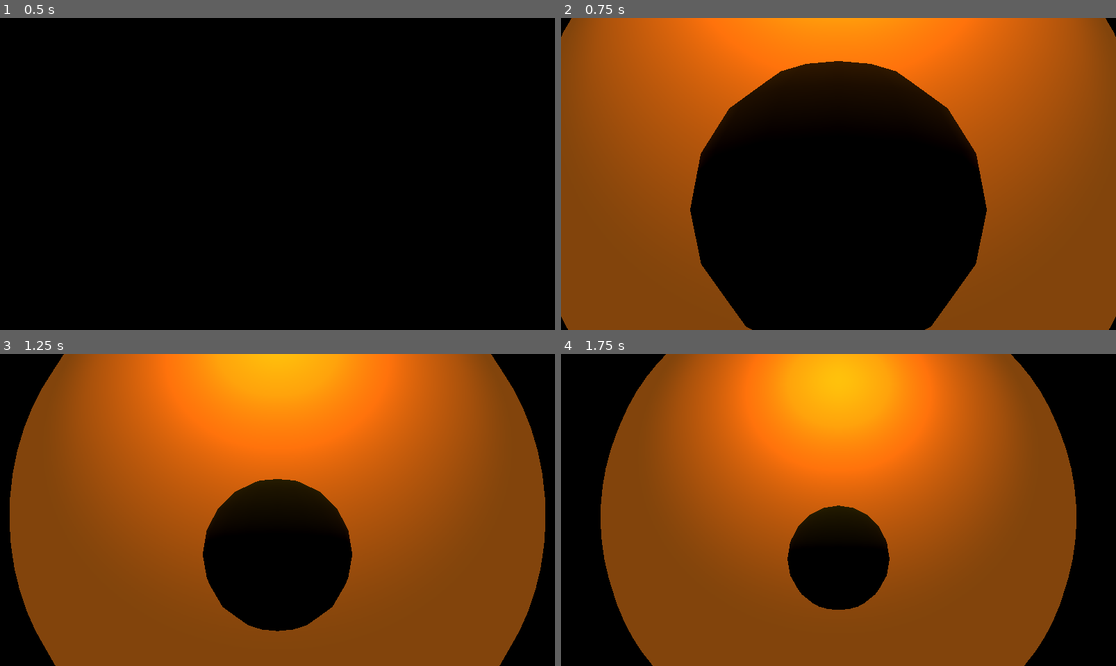
Above: before the commit, frames 1-4 (two rows, left to right).
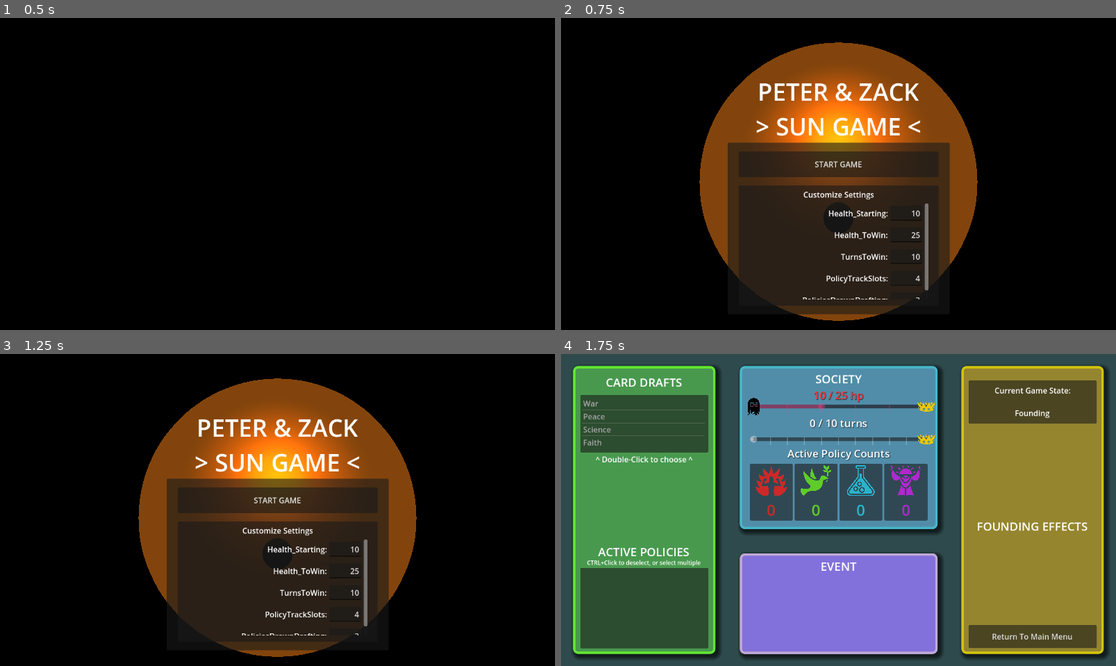
Above: after the commit, the same moments.

Repository: ZacharyJJones/godot_SunGame
Game: Godot game, scene res://scenes/title_screen.tscn
Two runs of this game, one before a commit and one after it. Both use one fixed random seed, a clock stepped at 60 frames per second and the inputs below.
Inputs (mouse positions are in pixels of both pictures, inside the frame that each line leads up to):
- Up to frame 1 (0.5 s): no input
- Up to frame 2 (0.75 s): tap Enter at 0.5 s
- Up to frame 3 (1.25 s): no input
- Up to frame 4 (1.75 s): click (838, 500) at 1.25 s, where only the run after the commit has a clickable "START GAME"

Frame 1 is identical in both runs. In frame 2, 95% of the frame differs, in the area x 0-100%, y 0-100%; in frame 3, 88%; in frame 4, 100%.

Commit message:
edu->faith, content for trial/opp is available

Diff:
--- a/code/Game.gd
+++ b/code/Game.gd
@@ -152,10 +152,11 @@
 	pass
 func _endState_Event() -> bool:
 	var active_of_type = GetActivePolicyTypeMagnitude(Event_Current.Type)
-	if active_of_type >= Event_Current.Magnitude:
-		Health += Event_Current.Magnitude
+	var event_magnitude = EventMagnitudeWithModifiers()
+	if active_of_type >= event_magnitude:
+		Health += Event_Current.Reward
 	else:
-		Health -= (Event_Current.Magnitude - active_of_type)
+		Health -= (event_magnitude - active_of_type)
 
 	# Mark and clear activated policies
 	for i in range(Event_ActivatedPolicyIndices.size()):
@@ -186,6 +187,8 @@
 
 # ==================================
 
+func EventMagnitudeWithModifiers() -> int:
+	return Event_Current.Magnitude + FoundingEffects.EventMagnitudeModifier(self)
 
 func IsWon() -> bool: return State == Enum.GameState.Won
 func IsLost() -> bool: return State == Enum.GameState.Lost
--- a/code/GameContent.gd
+++ b/code/GameContent.gd
@@ -1,6 +1,210 @@
 class_name GameContent
 
 
+static func GetTrials():
+	return [
+		_makeEvent(
+			"Really Angry Bears",
+			"A horde of bears burned to a crisp, kept alive purely by the rage contained in their furry bodies.",
+			[
+				_makeEventFailure("Endure the Rampage", -2),
+				_makeEventSuccess("Bring low the Ursinoid", Enum.PolicyType.War, 3),
+				_makeEventSuccess("Appease their Fury", Enum.PolicyType.Peace, 4)
+			]
+		),
+		_makeEvent(
+			"Crisis of Faith",
+			"The community is overwhelmed by nightmares, and fits of blindness run rampant, all despite the solar priest’s attempts to quell it.",
+			[
+				_makeEventFailure("Give into despair", -2),
+				_makeEventSuccess("Emerge Stronger", Enum.PolicyType.Peace, 3),
+				_makeEventSuccess("Adopt the Dark", Enum.PolicyType.Faith, 2)
+			]
+		),
+		_makeEvent(
+			"Smotherwitch Kidnapping",
+			"The nearby swamp's smotherwitch coven has kidnapped members of the community for a sacrificial ritual.",
+			[
+				_makeEventFailure("Relinquish Hope", -2),
+				_makeEventSuccess("Rescue the taken", Enum.PolicyType.War, 3),
+				_makeEventSuccess("Bargain for Power", Enum.PolicyType.Peace, 2)
+			]
+		),
+		_makeEvent(
+			"Elemental Font",
+			"An ancient wizard's tower begins to conjure strange and powerful elementals.",
+			[
+				_makeEventFailure("Wait out the Onslaught", -2),
+				_makeEventSuccess("Harness the Font", Enum.PolicyType.Science, 3),
+				_makeEventSuccess("Pacify the Elementals", Enum.PolicyType.Peace, 4)
+			]
+		),
+		_makeEvent(
+			"Stochastic Void",
+			"A gateway to a realm of nonexistence opens and begins wandering in the society's territory, threatening its resources and people.",
+			[
+				_makeEventFailure("Avoid the Abyss", -2),
+				_makeEventSuccess("Unmake the Unmaker", Enum.PolicyType.Science, 4),
+				_makeEventSuccess("Proclaim Annihilation", Enum.PolicyType.Faith, 1)
+			]
+		),
+		_makeEvent(
+			"Dreams of Rampage",
+			"Everpresent violent nightmares about a great horned figure have spread across the community, bringing doomsaying and distress.",
+			[
+				_makeEventFailure("Shun the Doubts", -2),
+				_makeEventSuccess("Utilize for Solidarity", Enum.PolicyType.Peace, 2),
+				_makeEventSuccess("Exploit for Visions Beyond", Enum.PolicyType.Faith, 3)
+			]
+		),
+		_makeEvent(
+			"Revision Virus",
+			"Vault exploration has released a disease that rewrites random bits of a victim's genes.",
+			[
+				_makeEventFailure("Isolate the Sick", -2),
+				_makeEventSuccess("Genuflect Before Change", Enum.PolicyType.Faith, 2),
+				_makeEventSuccess("Advance Genetics", Enum.PolicyType.Science, 3)
+			]
+		),
+		_makeEvent(
+			"Everything But Hope",
+			"Unwitting cultists rip a hole into a nightmarish dimension, releasing untold evils.",
+			[
+				_makeEventFailure("Embrace Exile", -2),
+				_makeEventSuccess("Bargain for Survival", Enum.PolicyType.Faith, 1),
+				_makeEventSuccess("Master the Nightmare", Enum.PolicyType.Science, 4)
+			]
+		),
+		_makeEvent(
+			"Battlegod",
+			"A warrior from a neighboring community never seems to lose a conflict. They threaten your society.",
+			[
+				_makeEventFailure("Obsequiate", -2),
+				_makeEventSuccess("Unseam the Blessing", Enum.PolicyType.Science, 2),
+				_makeEventSuccess("Break the Unbroken", Enum.PolicyType.Faith, 3)
+			]
+		),
+		_makeEvent(
+			"The Call of Better Things",
+			"A larger, more prosperous society offers membership to your people, splitting the community and threatening its cohesion.",
+			[
+				_makeEventFailure("Allow Dissolution", -2),
+				_makeEventSuccess("Assert Unity", Enum.PolicyType.Faith, 2),
+				_makeEventSuccess("Fell the Giant", Enum.PolicyType.War, 4)
+			]
+		)
+	]
+
+static func GetOpportunities():
+	return [
+		_makeEvent(
+			"Mines of Madness",
+			"Cursed caves are opened to the surface, offering great rewards at the risk of a mind unmade.",
+			[
+				_makeEventFailure("Nothing at all", 0),
+				_makeEventSuccess("Brave the Mines", Enum.PolicyType.War, 2),
+				_makeEventSuccess("Feed upon the Madness", Enum.PolicyType.Faith, 1)
+			]
+		),
+		_makeEvent(
+			"The Fruiting Titan",
+			"The local wandering plant behemoth is bearing fruit for the first time in decades, drawing the eyes of everyone with an empty stomach or an eager mind.",
+			[
+				_makeEventFailure("Nothing at all", 0),
+				_makeEventSuccess("Harvest the Fruit", Enum.PolicyType.Science, 2),
+				_makeEventSuccess("Harvest the Titan", Enum.PolicyType.War, 3)
+			]
+		),
+		_makeEvent(
+			"Mindblossom",
+			"A hallucinogenic invasive weed begins opening the minds of the community to realms and concepts beyond mortality.",
+			[
+				_makeEventFailure("Nothing at all", 0),
+				_makeEventSuccess("Seek Enlightenment", Enum.PolicyType.Faith, 3),
+				_makeEventSuccess("Weaponize It", Enum.PolicyType.War, 2)
+			]
+		),
+		_makeEvent(
+			"Bio-Loom",
+			"A community member happens upon an ancient biome reseeder. Infinite possibilities for new life forms lie within its tattered cradle.",
+			[
+				_makeEventFailure("Nothing at all", 0),
+				_makeEventSuccess("Create a Garden of Harmony", Enum.PolicyType.Peace, 2),
+				_makeEventSuccess("Create a Ravenous Blade", Enum.PolicyType.Science, 2)
+			]
+		),
+		_makeEvent(
+			"Word of Fire",
+			"The dying breath of a mountain hermit brings knowledge of powerful pyromancy, fomenting covetousness and danger from all who hear of it.",
+			[
+				_makeEventFailure("Nothing at all", 0),
+				_makeEventSuccess("Spread the Word as a Seed of Discord", Enum.PolicyType.Faith, 1),
+				_makeEventSuccess("Parse the Word for Esoteric Structure", Enum.PolicyType.Science, 3)
+			]
+		),
+		_makeEvent(
+			"Instantial Apotheosis",
+			"One society member begins manifesting increasingly potent sorcerous abilities. Soon they will grow beyond anyone's control.",
+			[
+				_makeEventFailure("Nothing at all", 0),
+				_makeEventSuccess("Let the Candle Burn", Enum.PolicyType.Peace, 1),
+				_makeEventSuccess("Snuff them Out", Enum.PolicyType.Faith, 1)
+			]
+		),
+		_makeEvent(
+			"The Weak Shall Disinherit",
+			"Wary refugees from a far-off war arrive, bearing strange technologies.",
+			[
+				_makeEventFailure("Nothing at all", 0),
+				_makeEventSuccess("Take From the Conquered", Enum.PolicyType.War, 1),
+				_makeEventSuccess("Shelter the Exiles", Enum.PolicyType.Peace, 2)
+			]
+		),
+		_makeEvent(
+			"Neodivinity",
+			"The world ripples with the creation of a new divine source, drawing potential adherents, avaricious eyes, and curious observers",
+			[
+				_makeEventFailure("Nothing at all", 0),
+				_makeEventSuccess("Rise as First Disciples", Enum.PolicyType.Faith, 3),
+				_makeEventSuccess("Observe and Exploit", Enum.PolicyType.Science, 3)
+			]
+		),
+		_makeEvent(
+			"The Name of a Dragon",
+			"A forgotten text reveals the true name of a dragon controlling a nearby peak.",
+			[
+				_makeEventFailure("Nothing at all", 0),
+				_makeEventSuccess("Raze the Land", Enum.PolicyType.War, 2),
+				_makeEventSuccess("Foster Peace", Enum.PolicyType.Peace, 3)
+			]
+		),
+		_makeEvent(
+			"Land of Ash",
+			"The line between the lands of the living and the dead grows thin.",
+			[
+				_makeEventFailure("Nothing at all", 0),
+				_makeEventSuccess("Commune with Wisdom", Enum.PolicyType.Peace, 2),
+				_makeEventSuccess("Cut the Line in Twain", Enum.PolicyType.Science, 3)
+			]
+		)
+	]
+
+static func _makeEvent(name, desc, outcomes):
+	return {
+		Name = name,
+		Description = desc,
+		Outcomes = outcomes
+	}
+static func _makeOutcome_base(name, hpChange, thresholds):
+	return {
+		Name = name,
+		HpChange = hpChange,
+		Thresholds = thresholds
+	}
+static func _makeEventFailure(name, hpChange):
+	return _makeOutcome_base(name, hpChange, [])
+static func _makeEventSuccess(name, type, amount):
+	return _makeOutcome_base(name, amount, [{Type=type,Amount=amount}])
 
 
 static func GenerateEvent() -> GameEvent:
@@ -15,19 +219,35 @@
 	return GameEvent.new(name, type, magnitude)
 
 
+static func GetPolicyOptions(founding_type, quantity):
+	# get the types, except "undefined"
+	var type_values = Enum.PolicyType.values().slice(1)
+	type_values.append(founding_type)
+
+	var draft_options = []
+	for i in range(mini(quantity, type_values.size())):
+
+		pass
+
+
+	pass
+
 static func GetStartingDeck(founding_type):
+
 	var num_basic_policies = 8
 	var num_active_policies = 1
 	var num_wildcards = 1
 	var deck = []
 
-	var type_values = Enum.PolicyType.values()
+	# get the types, except "undefined"
+	var type_values = Enum.PolicyType.values().slice(1)
+
 	for n in range(num_wildcards + 1):
-		deck.append(Policy.new(founding_type, type_values.slice(1)))
+		deck.append(Policy.new(founding_type, type_values))
 
 	deck.append_array(_get_deck_helper(founding_type, type_values, num_basic_policies, num_active_policies))
 
-	for i in range(1, type_values.size()):
+	for i in range(type_values.size()):
 		var curr_type = type_values[i]
 		deck.append_array(_get_deck_helper(curr_type, type_values, num_basic_policies, num_active_policies))
 
--- a/code/GameEvent.gd
+++ b/code/GameEvent.gd
@@ -3,9 +3,11 @@
 var Name : String
 var Type : Enum.PolicyType
 var Magnitude : int
+var Reward : int
 
 func _init(name, type, magnitude):
 	Name = name
 	Type = type
 	Magnitude = magnitude
+	Reward = magnitude
 	pass
--- a/code/GameRules.gd
+++ b/code/GameRules.gd
@@ -26,14 +26,14 @@
 
 # ============================
 
-func Serialize():
-
-	var rule = GameRules.new()
-
-	var dict = inst_to_dict(rule)
-	var keys = dict.keys().filter(func(k): return k[0] != "@")
-	for i in keys.size():
-		print("%s: %s" % [keys[i], dict[keys[i]]])
-
-	var obj : GameRules = dict_to_inst(dict)
-	pass
+#func Serialize():
+#
+	#var rule = GameRules.new()
+	#
+	#var dict = inst_to_dict(rule)
+	#var keys = dict.keys().filter(func(k): return k[0] != "@")
+	#for i in keys.size():
+		#print("%s: %s" % [keys[i], dict[keys[i]]])
+	#
+	#var obj : GameRules = dict_to_inst(dict)
+	#pass
--- a/code/etc/Enum.gd
+++ b/code/etc/Enum.gd
@@ -6,7 +6,7 @@
 	War,
 	Peace,
 	Science,
-	Education
+	Faith
 }
 
 enum GameState {
--- a/code/founding/FoundingEffectsBase.gd
+++ b/code/founding/FoundingEffectsBase.gd
@@ -5,20 +5,23 @@
 		Enum.PolicyType.War: FoundingEffects_War.new(),
 		Enum.PolicyType.Peace: FoundingEffects_Peace.new(),
 		Enum.PolicyType.Science: FoundingEffects_Science.new(),
-		Enum.PolicyType.Education: FoundingEffects_Education.new()
+		Enum.PolicyType.Faith: FoundingEffects_Faith.new()
 	}
 	return map[founding]
 
 # ================================================
 
-func MaxActivePolicyModifier(game : Game) -> int:
+func MaxActivePolicyModifier(_game : Game) -> int:
 	return 0
 
-func ModifyEvent(game : Game, event : GameEvent) -> GameEvent:
+func ModifyEvent(_game : Game, event : GameEvent) -> GameEvent:
 	return event
 
-func OnPolicyExpire(game : Game, policy : Policy):
+func EventMagnitudeModifier(_game : Game) -> int:
+	return 0
+
+func OnPolicyExpire(_game : Game, _policy : Policy):
 	pass
 
-func OnPolicyDraft(game : Game, policy : Policy):
+func OnPolicyDraft(_game : Game, _policy : Policy):
 	pass
--- a/code/founding/FoundingEffects_Education.gd
+++ /dev/null
@@ -1,8 +0,0 @@
-extends FoundingEffectsBase
-
-class_name FoundingEffects_Education
-
-func OnPolicyDraft(game : Game, policy : Policy):
-	if policy.Type == Enum.PolicyType.Education:
-		policy.ActivatedTypes = Enum.PolicyType.values().slice(1)
-	pass
--- /dev/null
+++ b/code/founding/FoundingEffects_Faith.gd
@@ -0,0 +1,8 @@
+extends FoundingEffectsBase
+
+class_name FoundingEffects_Faith
+
+func OnPolicyDraft(_game : Game, policy : Policy):
+	if policy.Type == Enum.PolicyType.Faith:
+		policy.ActivatedTypes = Enum.PolicyType.values().slice(1)
+	pass
--- a/code/founding/FoundingEffects_War.gd
+++ b/code/founding/FoundingEffects_War.gd
@@ -2,7 +2,7 @@
 
 class_name FoundingEffects_War
 
-func ModifyEvent(game : Game, event : GameEvent) -> GameEvent:
+func EventMagnitudeModifier(game : Game) -> int:
 	if game.GetActivePolicyTypeMagnitude(Enum.PolicyType.War) >= 2:
-		event.Magnitude -= 1
-	return event
+		return -1
+	return 0
--- /dev/null
+++ b/scenes/AnimationSkipper.gd
@@ -0,0 +1,21 @@
+extends Node
+
+@export var animation_name : String
+@export var delete_after_skip : bool
+
+var _animation_player : AnimationPlayer
+var can_skip : bool
+
+func _ready():
+	_animation_player = $".."
+	_animation_player.current_animation_changed.connect(call_when_animation_changed)
+	can_skip = animation_name == _animation_player.current_animation
+
+func _process(_delta):
+	if Input.is_anything_pressed() and can_skip and _animation_player.is_playing():
+		_animation_player.seek(_animation_player.current_animation_length, true)
+		if delete_after_skip:
+			queue_free()
+
+func call_when_animation_changed(changed_anim_name : String) -> void:
+	can_skip = animation_name == changed_anim_name
--- a/scenes/gameplay_ui.gd
+++ b/scenes/gameplay_ui.gd
@@ -130,7 +130,7 @@
 
 	event_details_area.set_visible(true)
 	event_name.text = game.Event_Current.Name
-	event_policy_threshold_prefab.SetLabel(game.Event_Current.Magnitude)
+	event_policy_threshold_prefab.SetLabel(game.EventMagnitudeWithModifiers())
 	event_policy_threshold_prefab.Initialize(game.Event_Current.Type)
 
 	pass
@@ -158,10 +158,10 @@
 func _get_founding_effect_hint_text(type : Enum.PolicyType):
 	var map = {
 		Enum.PolicyType.Undefined: "",
-		Enum.PolicyType.War: "With 2+ active War policies:\nEvent magnitude reduced by 1.",
+		Enum.PolicyType.War: "With 2+ active War effect:\nEvent magnitude reduced by 1.\n(Activated policies count)",
 		Enum.PolicyType.Peace: "With 2+ active Peace policies:\n+1 active policy limit.",
 		Enum.PolicyType.Science: "When Science policy expires:\nGain 1 reroll credit (max 1).",
-		Enum.PolicyType.Education: "When drafting Education policy:\nActivated policy grants ALL types.",
+		Enum.PolicyType.Faith: "When drafting Faith policy:\nActivated policy grants ALL types.",
 	}
 	return map[type]
 
@@ -170,7 +170,7 @@
 # Draft selection
 func _on_draft_item_list_item_activated(index):
 	game.Policy_SelectedIndex = index
-	var result = game.AdvanceState()
+	game.AdvanceState()
 	RefreshUI()
 
 func _on_return_menu_button_pressed():
@@ -185,7 +185,8 @@
 	RefreshUI()
 
 # when active policies are selected (to be activated)
-func _on_active_policy_item_list_multi_selected(index, selected):
+func _on_active_policy_item_list_multi_selected(_index, _selected):
 	if (game.State == Enum.GameState.Event):
 		game.Event_ActivatedPolicyIndices = active_policy_item_list.get_selected_items()
 		RefreshUI_Society()
+		RefreshUI_Event()
--- a/scenes/title_screen.tscn
+++ b/scenes/title_screen.tscn
@@ -1,8 +1,9 @@
-[gd_scene load_steps=11 format=3 uid="uid://cug8gqvnwrn3a"]
+[gd_scene load_steps=12 format=3 uid="uid://cug8gqvnwrn3a"]
 
 [ext_resource type="Script" path="res://scenes/title_screen.gd" id="1_7x1ks"]
 [ext_resource type="AudioStream" uid="uid://dldt62ia3rjuf" path="res://audio/songs/1-01. Elden Ring.mp3" id="1_vvkvo"]
 [ext_resource type="PackedScene" uid="uid://c1q5cv3tcu31b" path="res://scenes/ui_setting.tscn" id="3_oakgb"]
+[ext_resource type="Script" path="res://scenes/AnimationSkipper.gd" id="4_14lhs"]
 
 [sub_resource type="Environment" id="Environment_w7smv"]
 background_mode = 1
@@ -121,6 +122,11 @@
 }
 autoplay = "MoveCamOnLoad"
 
+[node name="AnimationSkipper" type="Node" parent="Camera/AnimationPlayer"]
+script = ExtResource("4_14lhs")
+animation_name = "MoveCamOnLoad"
+delete_after_skip = true
+
 [node name="PlanetSphere" type="CSGSphere3D" parent="."]
 transform = Transform3D(1, 0, 0, 0, 1, 0, 0, 0, 1, 0, 0, 125)
 radius = 5.0
--- a/scenes/ui_policy_type_display.tscn
+++ b/scenes/ui_policy_type_display.tscn
@@ -5,7 +5,7 @@
 [ext_resource type="Texture2D" uid="uid://b8osqo4hd4ech" path="res://icons/game_icons_net/mighty-force.png" id="3_gc1ag"]
 [ext_resource type="Texture2D" uid="uid://c8mmu1tyn1qb1" path="res://icons/game_icons_net/peace-dove.png" id="4_ei70i"]
 [ext_resource type="Texture2D" uid="uid://cw7pvxlgguj5o" path="res://icons/game_icons_net/erlenmeyer.png" id="5_ukp08"]
-[ext_resource type="Texture2D" uid="uid://deboq4fyq3lme" path="res://icons/game_icons_net/graduate-cap.png" id="6_c1gtm"]
+[ext_resource type="Texture2D" uid="uid://d0gkgtfalfcnn" path="res://icons/game_icons_net/sun-priest.png" id="6_pl4m1"]
 
 [sub_resource type="LabelSettings" id="LabelSettings_lpwfh"]
 font_size = 32
@@ -16,8 +16,8 @@
 size_flags_horizontal = 3
 size_flags_vertical = 3
 script = ExtResource("1_4mjih")
-images = Array[CompressedTexture2D]([ExtResource("2_3snqo"), ExtResource("3_gc1ag"), ExtResource("4_ei70i"), ExtResource("5_ukp08"), ExtResource("6_c1gtm")])
-colors = Array[Color]([Color(0, 0, 0, 1), Color(0.8, 0.16, 0.16, 1), Color(0.373333, 0.8, 0.16, 1), Color(0.16, 0.704, 0.8, 1), Color(0.8, 0.778667, 0.16, 1)])
+images = Array[CompressedTexture2D]([ExtResource("2_3snqo"), ExtResource("3_gc1ag"), ExtResource("4_ei70i"), ExtResource("5_ukp08"), ExtResource("6_pl4m1")])
+colors = Array[Color]([Color(0, 0, 0, 1), Color(0.8, 0.16, 0.16, 1), Color(0.373333, 0.8, 0.16, 1), Color(0.16, 0.704, 0.8, 1), Color(0.682353, 0.160784, 0.8, 1)])
 
 [node name="Vbox" type="VBoxContainer" parent="."]
 modulate = Color(0.478431, 1, 0.470588, 1)
Binary file added: icons/game_icons_net/sun-priest.png
Not shown, added: icons/game_icons_net/sun-priest.png.import
Not shown, added: scenes/basC870.tmp
